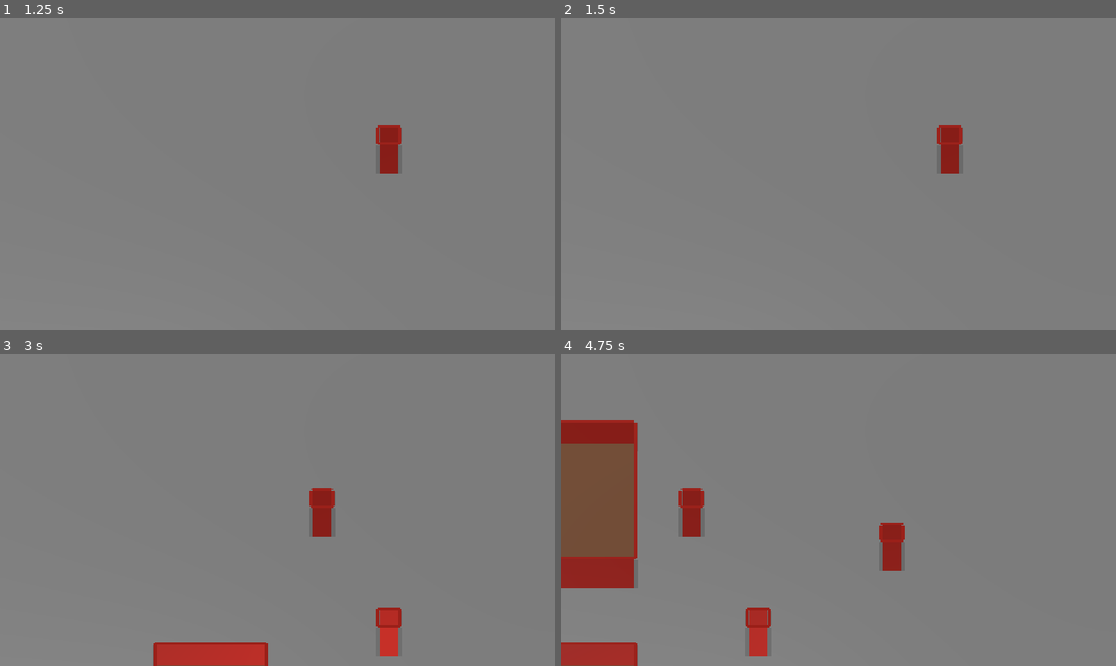
Above: before the commit, frames 1-4 (two rows, left to right).
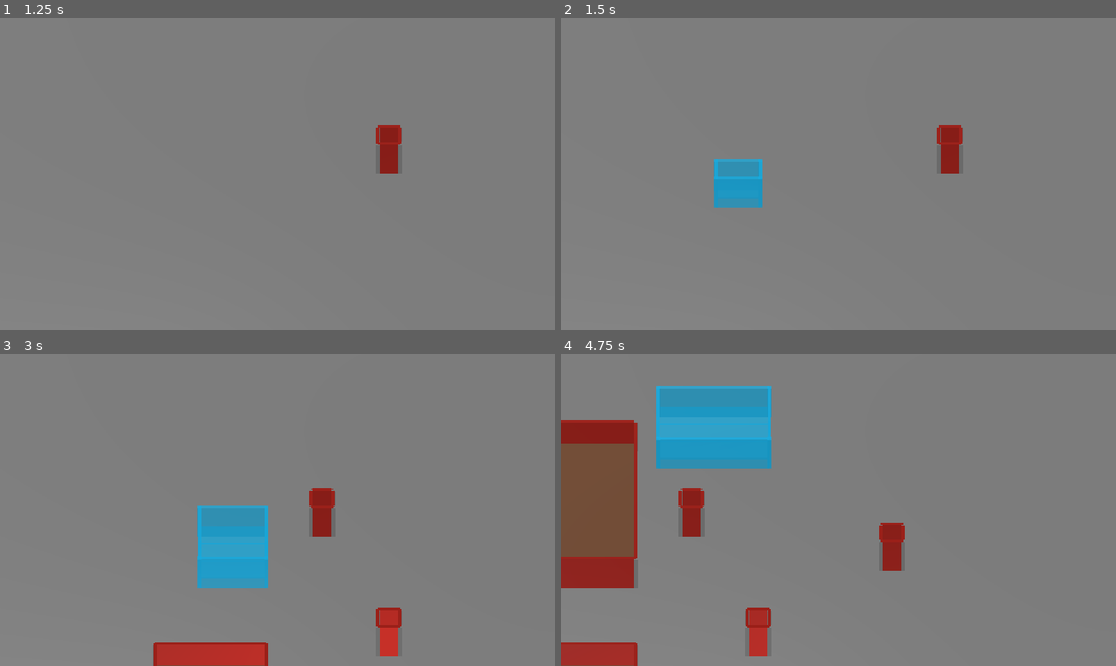
Above: after the commit, the same moments.

Repository: Jackrabbitor/adventure-guild-game
Game: Godot game, scene res://Scenes/main.tscn
Same seed, same stepped clock (60 frames per second), same inputs: the game is played once before the commit and once after it.
Inputs (mouse positions are in pixels of both pictures, inside the frame that each line leads up to):
- Up to frame 1 (1.25 s): tap Enter at 0.5 s; move the mouse to (399, 158) at 0.52 s; click (399, 158) at 0.6 s
- Up to frame 2 (1.5 s): tap Space at 1.25 s; drag from (727, 189) to (810, 236) at 1.27 s
- Up to frame 3 (3 s): move the mouse to (333, 441) at 2.02 s; hold W (camera_forward) 2.03-2.75 s; click (333, 441) at 2.3 s; drag from (249, 572) to (111, 463) at 2.77 s
- Up to frame 4 (4.75 s): move the mouse to (1005, 556) at 3.52 s; hold D (camera_right) 3.53-4.25 s; click (1005, 556) at 3.8 s; drag from (672, 463) to (755, 432) at 4.27 s

Frame 1 is identical in both runs. In frame 2, 1.4% of the frame differs, in the area x 27-37%, y 45-61%; in frame 3, 3.4%; in frame 4, 5.5%, in the area x 17-38%, y 10-37%.

Commit message:
Checkpoint working camera and construction sys
Added Camera logic, construction preview and logic

Diff:
--- /dev/null
+++ b/Scenes/Preview Materials/PreviewCorner.tscn
@@ -0,0 +1,12 @@
+[gd_scene format=3 uid="uid://d0yi7yitht7n1"]
+
+[ext_resource type="Material" uid="uid://el0r41psfbu2" path="res://materials/preview_hologram_material.tres" id="1_pliws"]
+
+[sub_resource type="BoxMesh" id="BoxMesh_fva7l"]
+
+[node name="PreviewCorner" type="Node3D" unique_id=1186108445]
+
+[node name="MeshInstance3D" type="MeshInstance3D" parent="." unique_id=959556624]
+transform = Transform3D(0.18, 0, 0, 0, 2, 0, 0, 0, 0.18, 0, 1, 0)
+mesh = SubResource("BoxMesh_fva7l")
+surface_material_override/0 = ExtResource("1_pliws")
--- /dev/null
+++ b/Scenes/Preview Materials/PreviewFloor.tscn
@@ -0,0 +1,12 @@
+[gd_scene format=3 uid="uid://dwwgbrmuy2mcp"]
+
+[ext_resource type="Material" uid="uid://el0r41psfbu2" path="res://materials/preview_hologram_material.tres" id="1_14r5k"]
+
+[sub_resource type="BoxMesh" id="BoxMesh_lcwff"]
+
+[node name="PreviewFloor" type="Node3D" unique_id=1602035337]
+
+[node name="MeshInstance3D" type="MeshInstance3D" parent="." unique_id=1140137652]
+transform = Transform3D(1, 0, 0, 0, 0.1, 0, 0, 0, 1, 0, 0.6, 0)
+mesh = SubResource("BoxMesh_lcwff")
+surface_material_override/0 = ExtResource("1_14r5k")
--- /dev/null
+++ b/Scenes/Preview Materials/PreviewWall.tscn
@@ -0,0 +1,12 @@
+[gd_scene format=3 uid="uid://uh143xhysi20"]
+
+[ext_resource type="Material" uid="uid://el0r41psfbu2" path="res://materials/preview_hologram_material.tres" id="1_1nttx"]
+
+[sub_resource type="BoxMesh" id="BoxMesh_rurpg"]
+
+[node name="PreviewWall" type="Node3D" unique_id=841257056]
+
+[node name="MeshInstance3D" type="MeshInstance3D" parent="." unique_id=608231132]
+transform = Transform3D(0.15, 0, 0, 0, 2, 0, 0, 0, 1, 0, 1, 0)
+mesh = SubResource("BoxMesh_rurpg")
+surface_material_override/0 = ExtResource("1_1nttx")
--- a/Scenes/main.tscn
+++ b/Scenes/main.tscn
@@ -1,11 +1,15 @@
 [gd_scene format=3 uid="uid://c4ftsi4f7cmcl"]
 
-[ext_resource type="Script" uid="uid://b2klguy56uxqi" path="res://Scenes/grid_manager.gd" id="1_jjgbg"]
+[ext_resource type="Script" uid="uid://b2klguy56uxqi" path="res://scripts/grid_manager.gd" id="1_jjgbg"]
 [ext_resource type="PackedScene" uid="uid://dddrvkdroybv1" path="res://Scenes/floor_tile.tscn" id="2_8gbba"]
 [ext_resource type="PackedScene" uid="uid://v254jlbu28fq" path="res://Scenes/wall_segment.tscn" id="3_kry3j"]
 [ext_resource type="PackedScene" uid="uid://ba81tsnggh015" path="res://Scenes/CornerPost.tscn" id="4_21xkr"]
-[ext_resource type="Script" uid="uid://dl0jw8hfxihl2" path="res://Scenes/room_build_tool.gd" id="4_jjvhh"]
-[ext_resource type="Script" uid="uid://brpnn8nqlxtlg" path="res://Scenes/camera_controller.gd" id="6_21xkr"]
+[ext_resource type="Script" uid="uid://dl0jw8hfxihl2" path="res://scripts/room_build_tool.gd" id="4_jjvhh"]
+[ext_resource type="Script" uid="uid://brpnn8nqlxtlg" path="res://scripts/camera_controller.gd" id="6_21xkr"]
+[ext_resource type="Script" uid="uid://cwor0f31abtkm" path="res://scripts/build_preview_manager.gd" id="7_6bp64"]
+[ext_resource type="PackedScene" uid="uid://dwwgbrmuy2mcp" path="res://Scenes/Preview Materials/PreviewFloor.tscn" id="8_hptm8"]
+[ext_resource type="PackedScene" uid="uid://uh143xhysi20" path="res://Scenes/Preview Materials/PreviewWall.tscn" id="9_d1ilt"]
+[ext_resource type="PackedScene" uid="uid://d0yi7yitht7n1" path="res://Scenes/Preview Materials/PreviewCorner.tscn" id="10_6iyac"]
 
 [sub_resource type="PlaneMesh" id="PlaneMesh_7u77a"]
 size = Vector2(50, 50)
@@ -33,11 +37,12 @@
 wall_scene = ExtResource("3_kry3j")
 corner_scene = ExtResource("4_21xkr")
 
-[node name="RoomBuildTool" type="Node" parent="." unique_id=378922187 node_paths=PackedStringArray("camera", "grid_manager", "build_ground")]
+[node name="RoomBuildTool" type="Node" parent="." unique_id=378922187 node_paths=PackedStringArray("camera", "grid_manager", "build_ground", "build_preview_manager")]
 script = ExtResource("4_jjvhh")
 camera = NodePath("../CameraRig/Camera3D")
 grid_manager = NodePath("../GridManager")
 build_ground = NodePath("../BuildGround")
+build_preview_manager = NodePath("../BuildPreviewManager")
 
 [node name="CameraRig" type="Node3D" parent="." unique_id=1625230288 node_paths=PackedStringArray("camera")]
 script = ExtResource("6_21xkr")
@@ -47,3 +52,10 @@
 transform = Transform3D(1, 0, 0, 0, 0.64278764, 0.76604444, 0, -0.76604444, 0.64278764, 0, 10, 10)
 projection = 1
 size = 14.0
+
+[node name="BuildPreviewManager" type="Node" parent="." unique_id=467010877 node_paths=PackedStringArray("grid_manager")]
+script = ExtResource("7_6bp64")
+preview_floor_scene = ExtResource("8_hptm8")
+preview_wall_scene = ExtResource("9_d1ilt")
+preview_corner_scene = ExtResource("10_6iyac")
+grid_manager = NodePath("../GridManager")
--- /dev/null
+++ b/materials/preview_hologram_material.tres
@@ -0,0 +1,5 @@
+[gd_resource type="StandardMaterial3D" format=3 uid="uid://el0r41psfbu2"]
+
+[resource]
+transparency = 1
+albedo_color = Color(0, 0.76862746, 1, 0.7647059)
--- /dev/null
+++ b/scripts/build_preview_manager.gd
@@ -0,0 +1,107 @@
+class_name BuildPreviewManager
+extends Node
+
+@export var preview_floor_scene:PackedScene
+@export var preview_wall_scene:PackedScene
+@export var preview_corner_scene:PackedScene
+@export var grid_manager: GridManager
+
+var preview_nodes: Array[Node3D]= []
+
+func clear_preview() -> void:
+	for node in preview_nodes:
+		node.queue_free()
+	preview_nodes.clear()
+
+func spawn_preview_floor(grid_position: Vector2i) -> void:
+	if preview_floor_scene == null:
+		return
+	if grid_manager == null:
+		return
+
+	var preview_floor: Node3D = preview_floor_scene.instantiate()
+	preview_floor.position = grid_manager.grid_to_world(grid_position)
+
+	add_child(preview_floor)
+	preview_nodes.append(preview_floor)
+
+func spawn_preview_wall(grid_position: Vector2i, direction: GridManager.WallDirection) -> void:
+	if preview_wall_scene == null:
+		return
+	if grid_manager == null:
+		return
+
+	var preview_wall: Node3D = preview_wall_scene.instantiate()
+	preview_wall.position = grid_manager.get_wall_world_position(grid_position, direction)
+	preview_wall.rotation_degrees.y = grid_manager.get_wall_y_rotation(direction)
+
+	add_child(preview_wall)
+	preview_nodes.append(preview_wall)
+
+
+func spawn_preview_corner(corner_position: Vector2i) -> void:
+	if preview_corner_scene == null:
+		return
+	if grid_manager == null:
+		return
+	var preview_corner: Node3D = preview_corner_scene.instantiate()
+	preview_corner.position = grid_manager.get_corner_world_position(corner_position)
+
+	add_child(preview_corner)
+	preview_nodes.append(preview_corner)
+
+func show_room_preview(start: Vector2i, end: Vector2i) -> void:
+	if grid_manager == null:
+		return
+	clear_preview()
+	var min_x: int = mini(start.x, end.x)
+	var max_x: int = maxi(start.x, end.x)
+	var min_z: int = mini(start.y, end.y)
+	var max_z: int = maxi(start.y, end.y)
+
+	# 1. Place floors inside the room.
+	for x in range(min_x, max_x + 1):
+		for z in range(min_z, max_z + 1):
+			var grid_position := Vector2i(x, z)
+			spawn_preview_floor(grid_position)
+
+	# 2. Place south and north walls.
+	for x in range(min_x, max_x + 1):
+		var south_cell := Vector2i(x, min_z)
+		var north_cell := Vector2i(x, max_z)
+
+		spawn_preview_wall(
+			south_cell,
+			grid_manager.WallDirection.SOUTH
+		)
+
+		spawn_preview_wall(
+			north_cell,
+			grid_manager.WallDirection.NORTH
+		)
+
+	# 3. Place west and east walls.
+	for z in range(min_z, max_z + 1):
+		var west_cell := Vector2i(min_x, z)
+		var east_cell := Vector2i(max_x, z)
+
+		spawn_preview_wall(
+			west_cell,
+			grid_manager.WallDirection.WEST
+		)
+
+		spawn_preview_wall(
+			east_cell,
+			grid_manager.WallDirection.EAST
+		)
+
+	# 4. Place corner posts.
+	var southwest_corner := Vector2i((min_x * 2) - 1, (min_z * 2) - 1)
+	var southeast_corner := Vector2i((max_x * 2) + 1, (min_z * 2) - 1)
+	var northwest_corner := Vector2i((min_x * 2) - 1, (max_z * 2) + 1)
+	var northeast_corner := Vector2i((max_x * 2) + 1, (max_z * 2) + 1)
+
+	spawn_preview_corner(southwest_corner)
+	spawn_preview_corner(southeast_corner)
+	spawn_preview_corner(northwest_corner)
+	spawn_preview_corner(northeast_corner)
--- a/Scenes/room_build_tool.gd
+++ b/scripts/room_build_tool.gd
@@ -3,6 +3,7 @@
 @export var camera: Camera3D
 @export var grid_manager: GridManager
 @export var build_ground: StaticBody3D
+@export var build_preview_manager: BuildPreviewManager
 
 var is_dragging: bool = false
 var drag_start: Vector2i
@@ -18,16 +19,25 @@
 			is_dragging = true
 			print("Started drag at: ", drag_start)
 
+	if is_dragging:
+		var grid_position = get_mouse_grid_position()
+
+		if grid_position != null and build_preview_manager != null:
+			build_preview_manager.show_room_preview(drag_start, grid_position)
+
 	if Input.is_action_just_released("left_click") and is_dragging:
 		var grid_position = get_mouse_grid_position()
 
 		if grid_position != null:
 			drag_end = grid_position
 			print("Ended drag at: ", drag_end)
+
+			if build_preview_manager != null:
+				build_preview_manager.clear_preview()
+
 			build_room(drag_start, drag_end)
 
 		is_dragging = false
-
 
 func get_mouse_grid_position():
 	var mouse_position: Vector2 = get_viewport().get_mouse_position()
Not shown, added: scripts/build_preview_manager.gd.uid
Renamed: Scenes/camera_controller.gd -> scripts/camera_controller.gd
Renamed: Scenes/camera_controller.gd.uid -> scripts/camera_controller.gd.uid
Renamed: Scenes/grid_manager.gd -> scripts/grid_manager.gd
Renamed: Scenes/grid_manager.gd.uid -> scripts/grid_manager.gd.uid
Renamed: Scenes/room_build_tool.gd.uid -> scripts/room_build_tool.gd.uid
